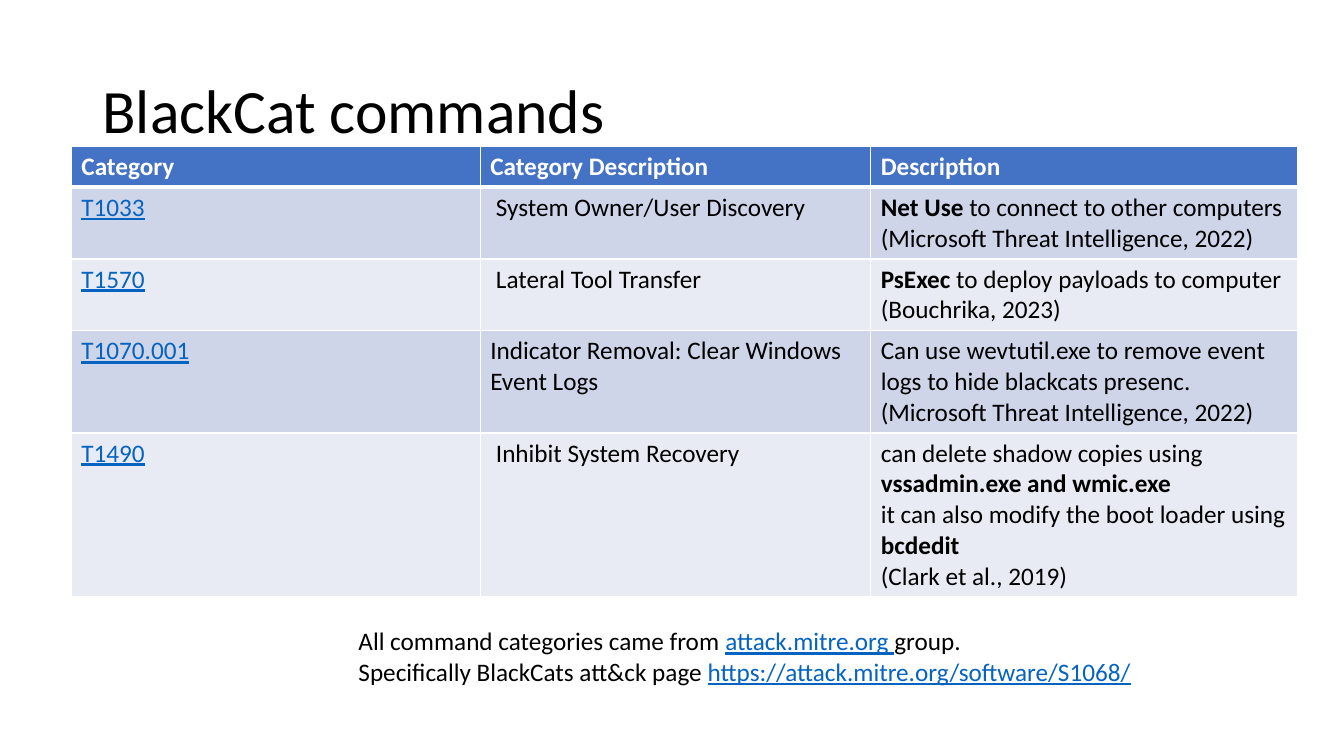
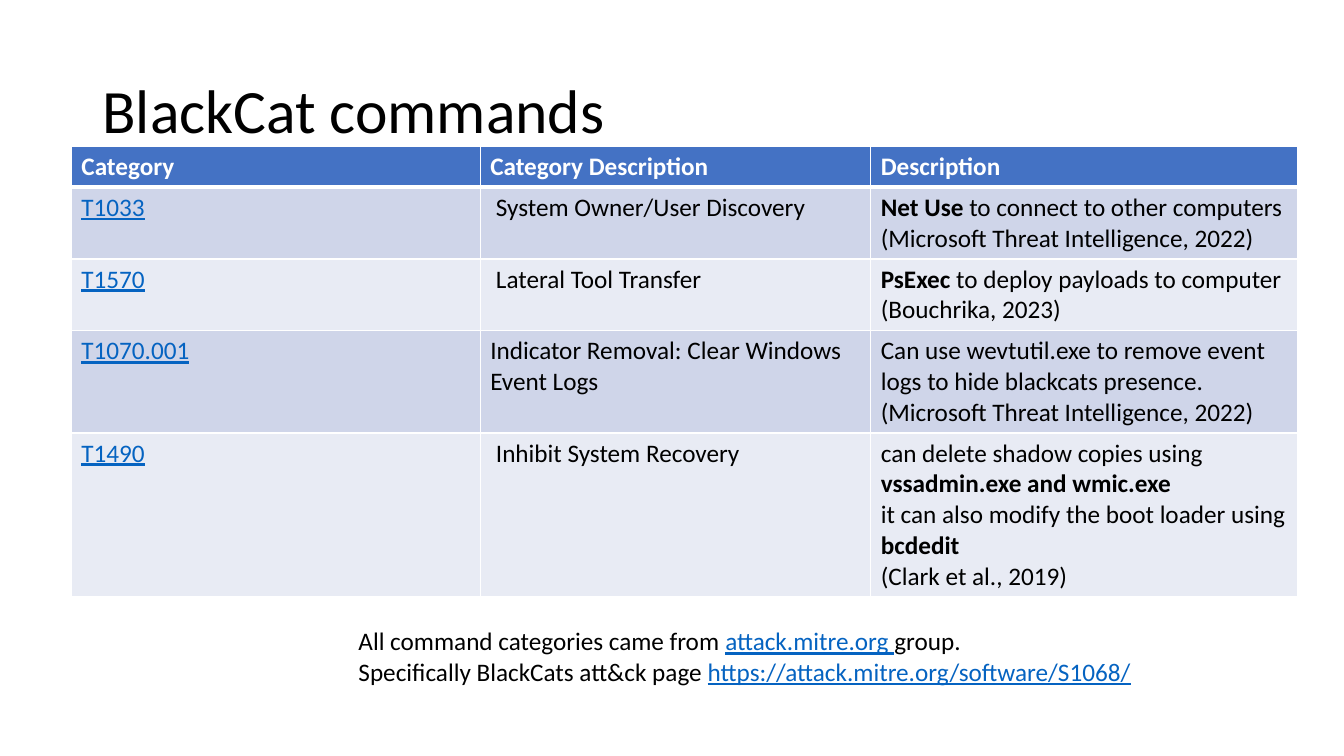
Before and after one commit to CHROME-PLATED-METRO-WOLF/attack, a slide deck: slide 2 of evidence.pptx. Drawn at 1344x756 pixels with LibreOffice and Linux fonts; fonts in the diff are those of the drawing. Boxes give left, top, right and bottom in pixels: in the first picture for what was removed or moved away, otherwise in the second. Text is boxed around its words. In the diff, an @@ line names an element or a change of style, - is before the commit and + after.

```diff
--- a/evidence.pptx
+++ b/evidence.pptx
@@ table at (72,146,1300,593) @@
-row 4, column 3: Can use wevtutil.exe to remove event logs to hide blackcats presenc. (Microsoft Threat Intelligence, 2022)
+row 4, column 3: Can use wevtutil.exe to remove event logs to hide blackcats presence. (Microsoft Threat Intelligence, 2022)
```
Also in this commit, not shown: 1 other slide changed.
